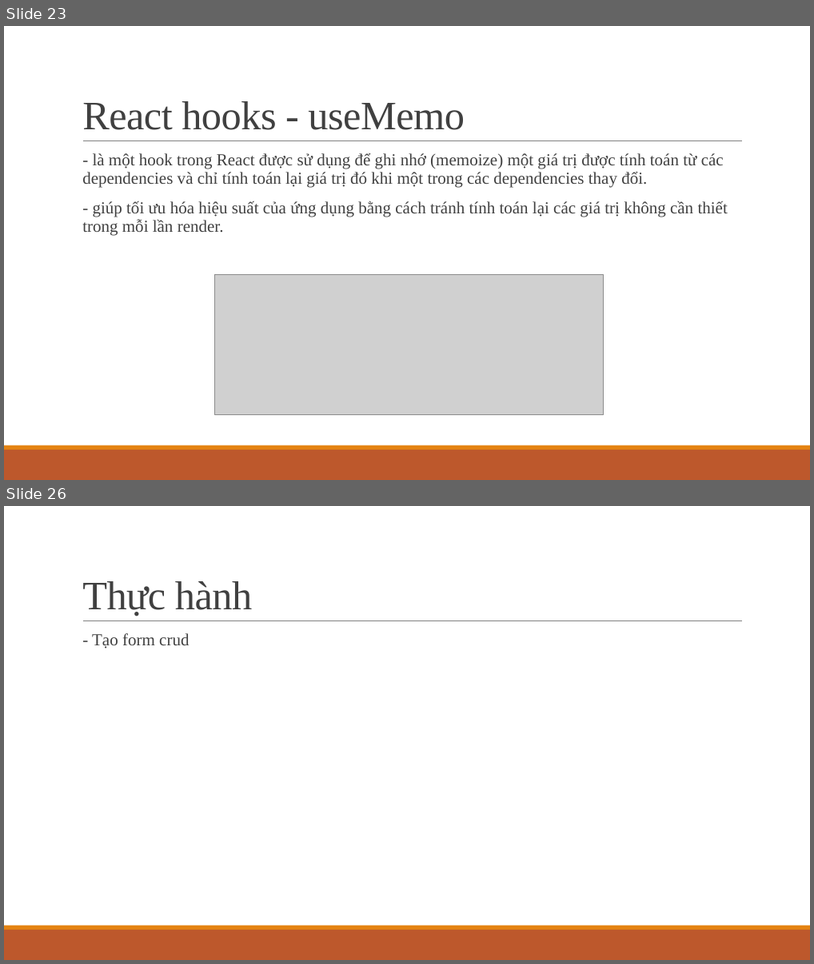
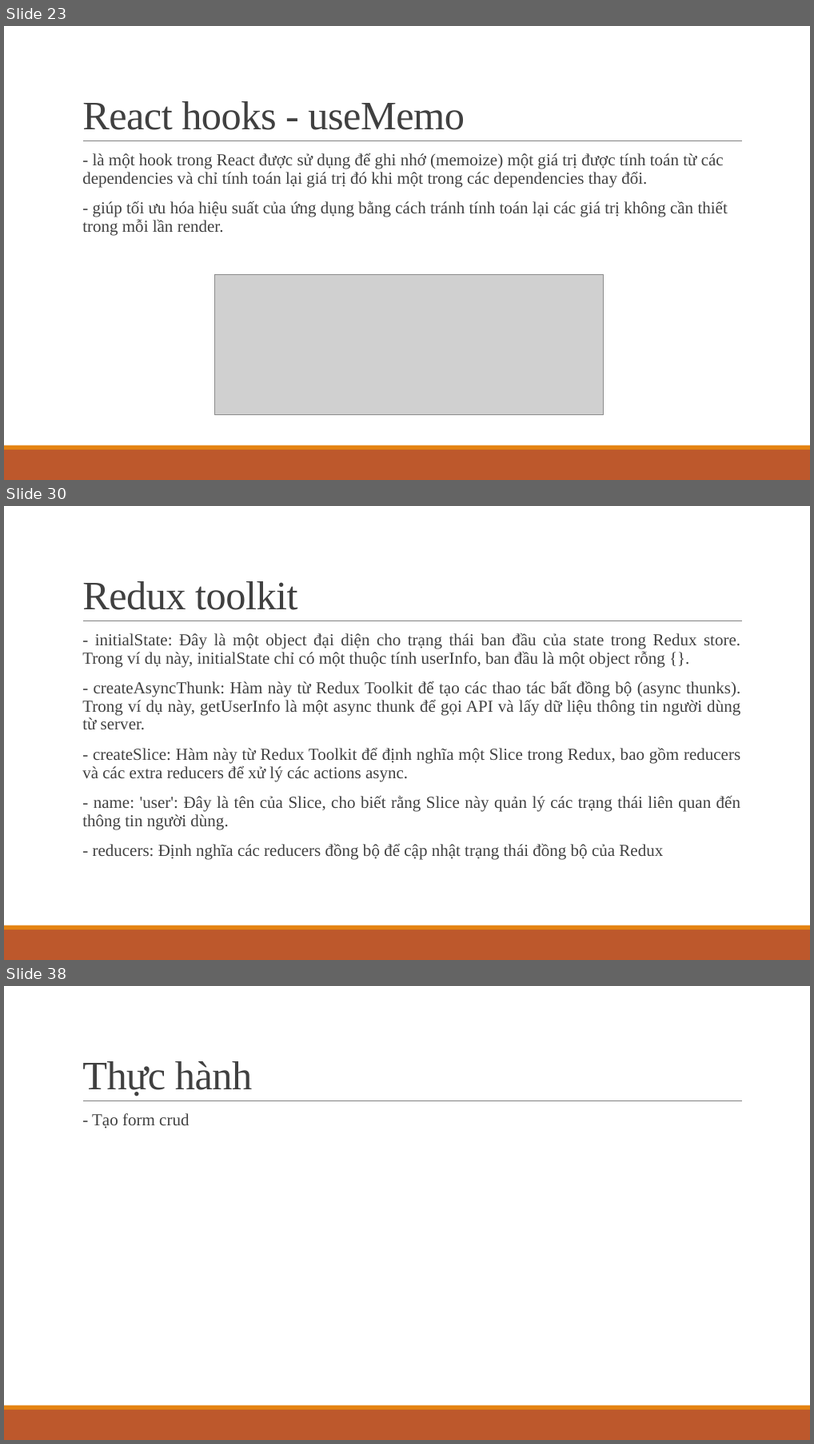
Before and after one commit to ddinhftieens/tranning-react, a slide deck: react_ts.pptx. Shown one above the other, each under a label of ours: slides 23 and 26 before the commit, slides 23, 30 and 38 after it; the slides between them are not shown. The pictures are 814x964 and 814x1444 pixels, drawn with LibreOffice and Linux fonts; fonts in the diff are those of the drawing; grey boxes stand for pictures. Boxes give left, top, right and bottom in pixels: in the first picture for what was removed or moved away, otherwise in the second. Text is boxed around its words. In the diff, an @@ line names an element or a change of style, - is before the commit and + after.

```diff
--- a/react_ts.pptx
+++ b/react_ts.pptx
@@ slide 30 added at box(4, 506, 810, 960), background #FFFFFF; not listed: 3 template elements that a slide beside it also shows @@
@@ title added at box(82, 581, 298, 610), 48 pt, text #404040 @@
+Redux toolkit
@@ text added at box(82, 632, 741, 860), 20 pt, text #404040 @@
+  - initialState: Đây là một object đại diện cho trạng thái ban đầu của state trong Redux store. Trong ví dụ này, initialState chỉ có một thuộc tính userInfo, ban đầu là một object rỗng {}.
+  - createAsyncThunk: Hàm này từ Redux Toolkit để tạo các thao tác bất đồng bộ (async thunks). Trong ví dụ này, getUserInfo là một async thunk để gọi API và lấy dữ liệu thông tin người dùng từ server.
+  - createSlice: Hàm này từ Redux Toolkit để định nghĩa một Slice trong Redux, bao gồm reducers và các extra reducers để xử lý các actions async.
+  - name: 'user': Đây là tên của Slice, cho biết rằng Slice này quản lý các trạng thái liên quan đến thông tin người dùng.
+  - reducers: Định nghĩa các reducers đồng bộ để cập nhật trạng thái đồng bộ của Redux
@@ what was slide 26 is now slide 38 @@
```
Also in this commit, not shown: 1 slide changed, 12 other slides added, 1 slide removed.
